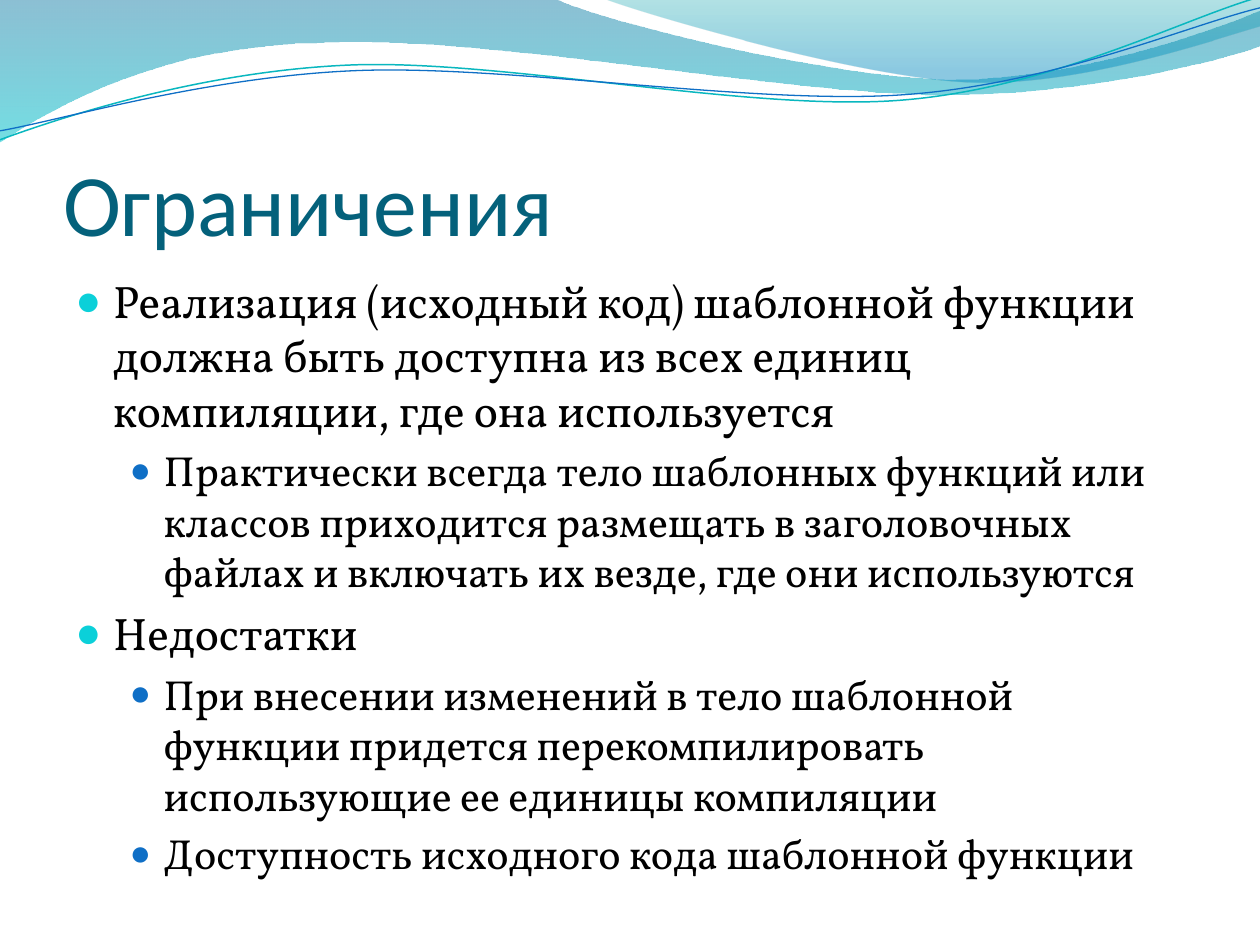
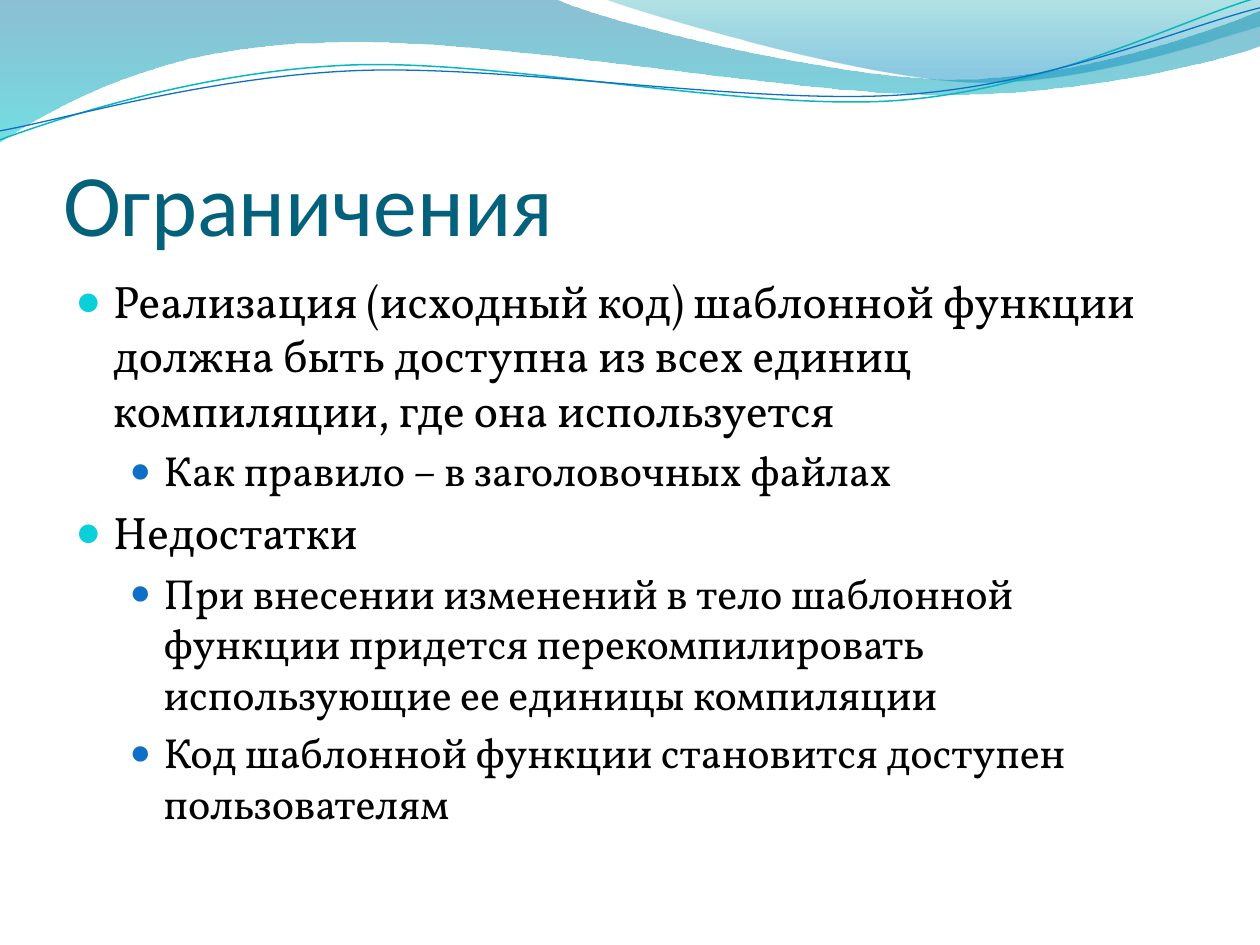
Before and after one commit to alexey-malov/oop, a slide deck: slide 11 of lectures/06/Обобщенное программирование, шаблоны.pptx. Drawn at 1260x945 pixels with LibreOffice and Linux fonts; fonts in the diff are those of the drawing; background and template pictures are left out. Boxes give left, top, right and bottom in pixels: in the first picture for what was removed or moved away, otherwise in the second. Text is boxed around its words. In the diff, an @@ line names an element or a change of style, - is before the commit and + after.

```diff
--- a/lectures/06/Обобщенное программирование, шаблоны.pptx
+++ b/lectures/06/Обобщенное программирование, шаблоны.pptx
@@ text at [164, 456, 891, 497]: text changed @@
-  ● Практически всегда тело шаблонных функций или классов приходится размещать в заголовочных файлах и включать их везде, где они используются
+  ● Как правило – в заголовочных файлах
@@ text at [164, 738, 1066, 820]: text changed @@
-  ● Доступность исходного кода шаблонной функции
+  ● Код шаблонной функции становится доступен пользователям
```
Also in this commit, not shown: 8 other slides changed, 8 other files.
